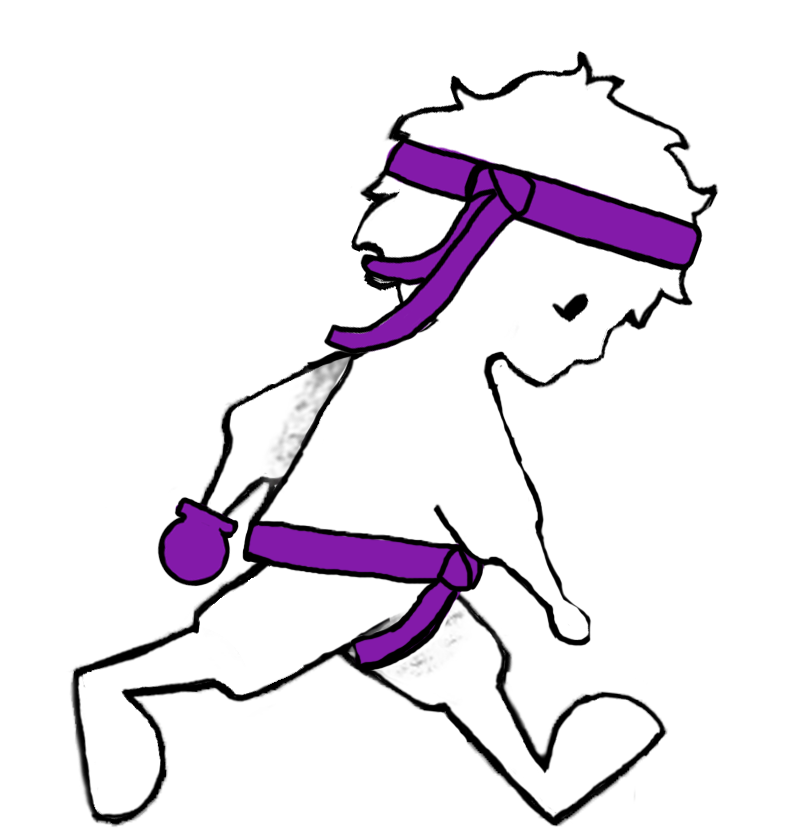
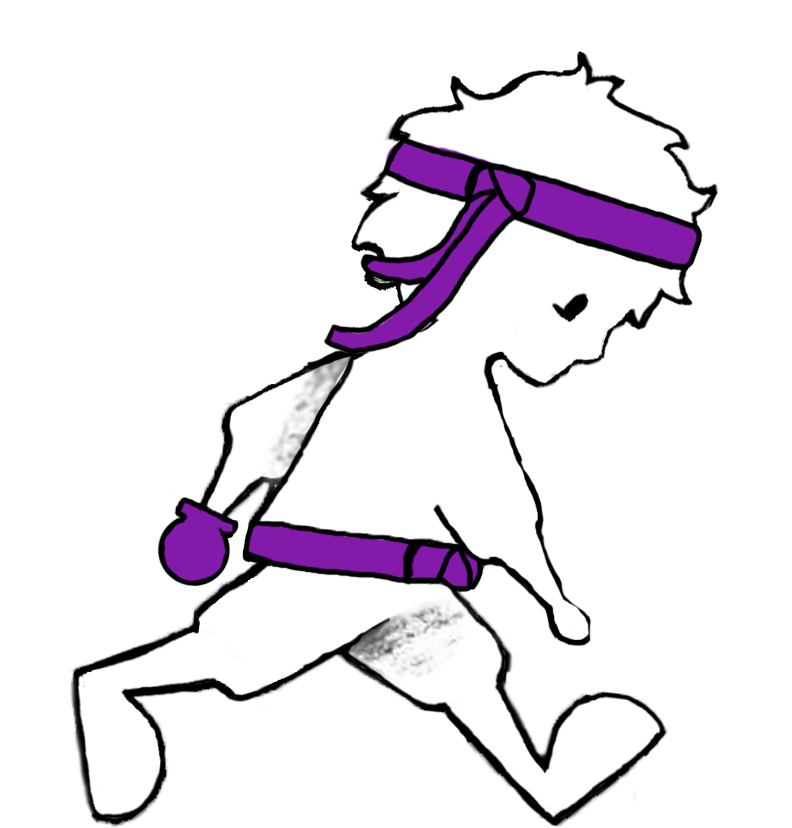
Before/after of a (792, 828) layered artwork. What changed in the layer stack:
painted on "Layer 3" over <box>349,537,465,706</box>
